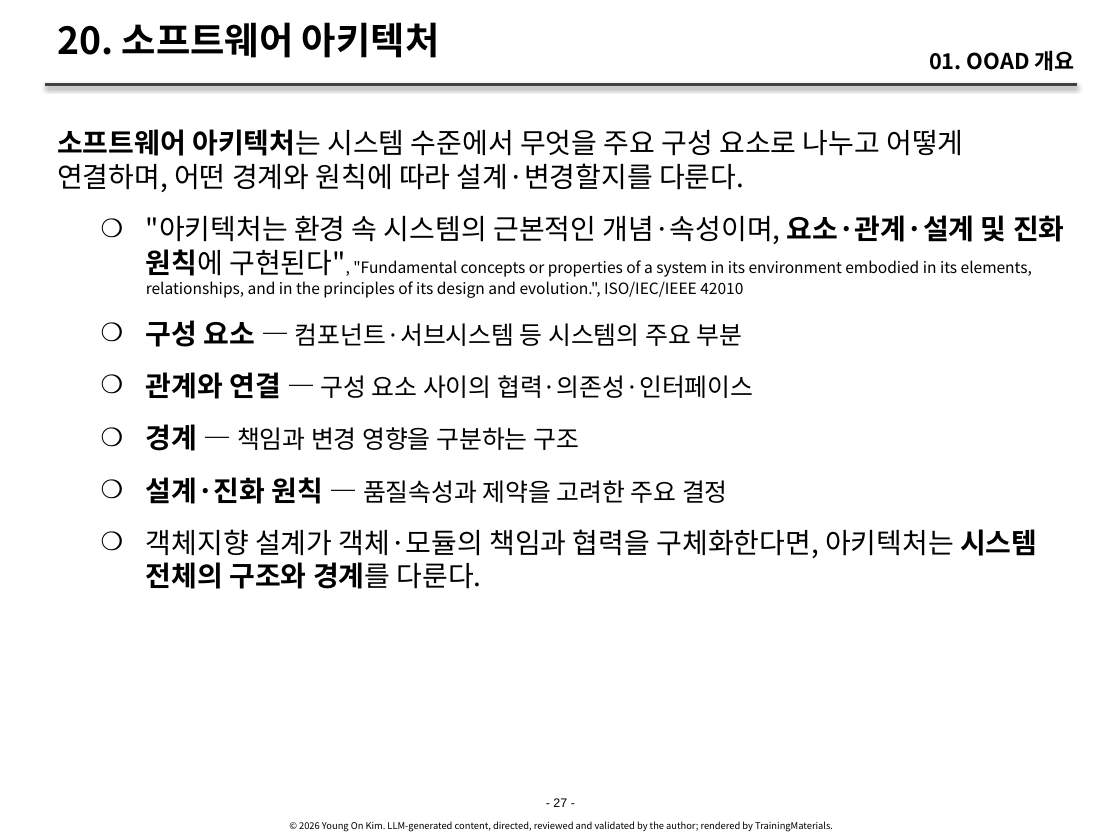
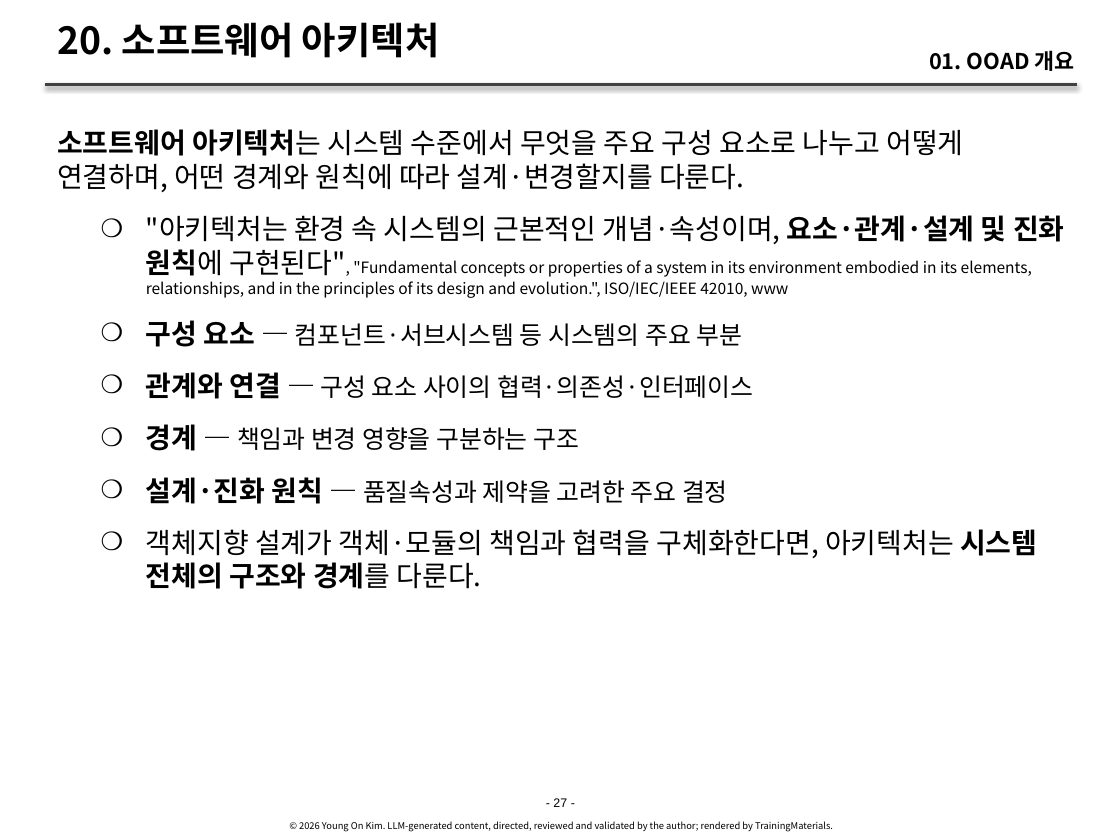
Before and after one commit to YoungSan77/TrainingMaterials, a slide deck: slide 27 of courses/ooad/sessions/s01.pptx. Drawn at 1120x840 pixels with LibreOffice and Linux fonts; fonts in the diff are those of the drawing. Boxes give left, top, right and bottom in pixels: in the first picture for what was removed or moved away, otherwise in the second. Text is boxed around its words. In the diff, an @@ line names an element or a change of style, - is before the commit and + after.

```diff
--- a/courses/ooad/sessions/s01.pptx
+++ b/courses/ooad/sessions/s01.pptx
@@ text at [146, 215, 1065, 298]: text changed @@
-    ❍ "아키텍처는 환경 속 시스템의 근본적인 개념·속성이며, 요소·관계·설계 및 진화 원칙에 구현된다", "Fundamental concepts or properties of a system in its environment embodied in its elements, relationships, and in the principles of its design and evolution.", ISO/IEC/IEEE 42010
+    ❍ "아키텍처는 환경 속 시스템의 근본적인 개념·속성이며, 요소·관계·설계 및 진화 원칙에 구현된다", "Fundamental concepts or properties of a system in its environment embodied in its elements, relationships, and in the principles of its design and evolution.", ISO/IEC/IEEE 42010, www
```
Also in this commit, not shown: 2 other slides changed, 6 other files.
